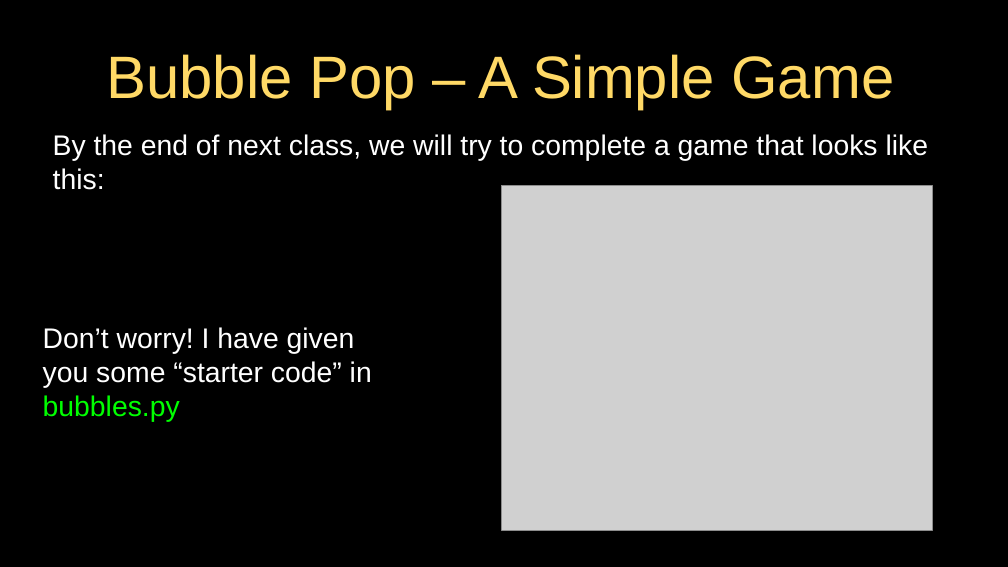
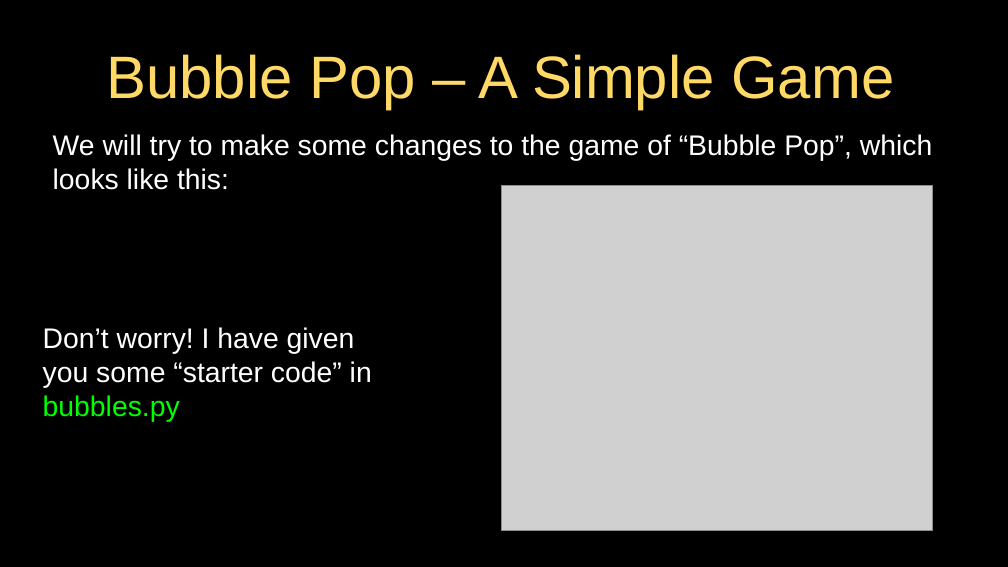
Before and after one commit to jeremypedersen/pythonlearn, a slide deck: slide 12 of slides/Pythonlearn-07-PygameKeyboardAndMouse.pptx. Drawn at 1008x567 pixels with LibreOffice and Linux fonts; fonts in the diff are those of the drawing; grey boxes stand for pictures. Boxes give left, top, right and bottom in pixels: in the first picture for what was removed or moved away, otherwise in the second. Text is boxed around its words. In the diff, an @@ line names an element or a change of style, - is before the commit and + after.

Commit message:
Updated slides for class 7 and added some example code

```diff
--- a/slides/Pythonlearn-07-PygameKeyboardAndMouse.pptx
+++ b/slides/Pythonlearn-07-PygameKeyboardAndMouse.pptx
@@ text at (53, 134, 932, 190): text changed @@
-By the end of next class, we will try to complete a game that looks like this:
+We will try to make some changes to the game of “Bubble Pop”, which looks like this:
```
Also in this commit, not shown: 3 other files.
